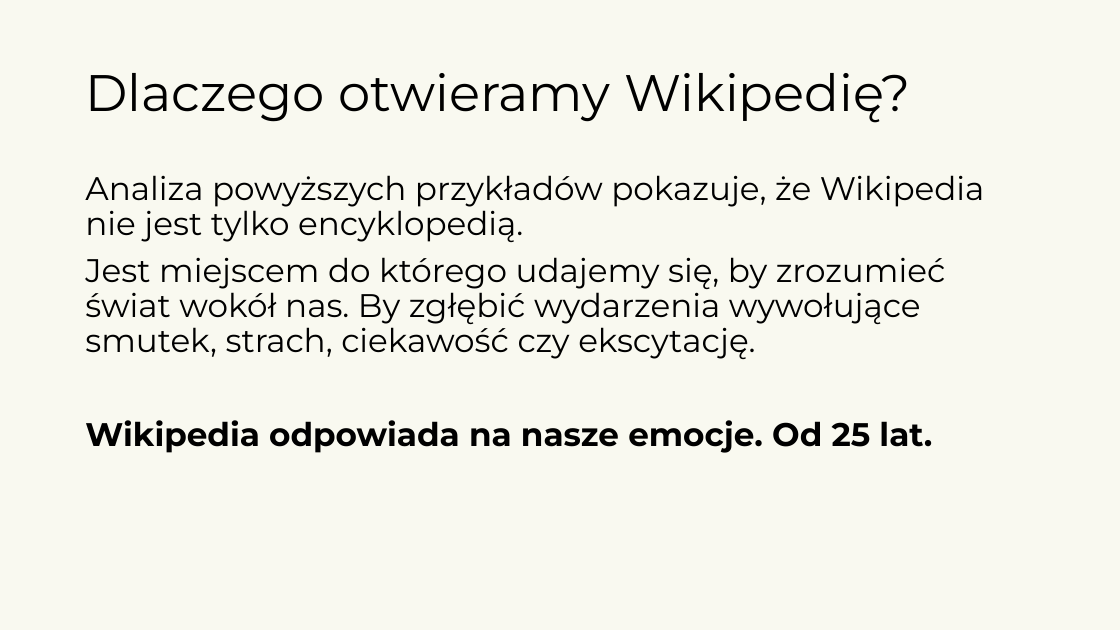
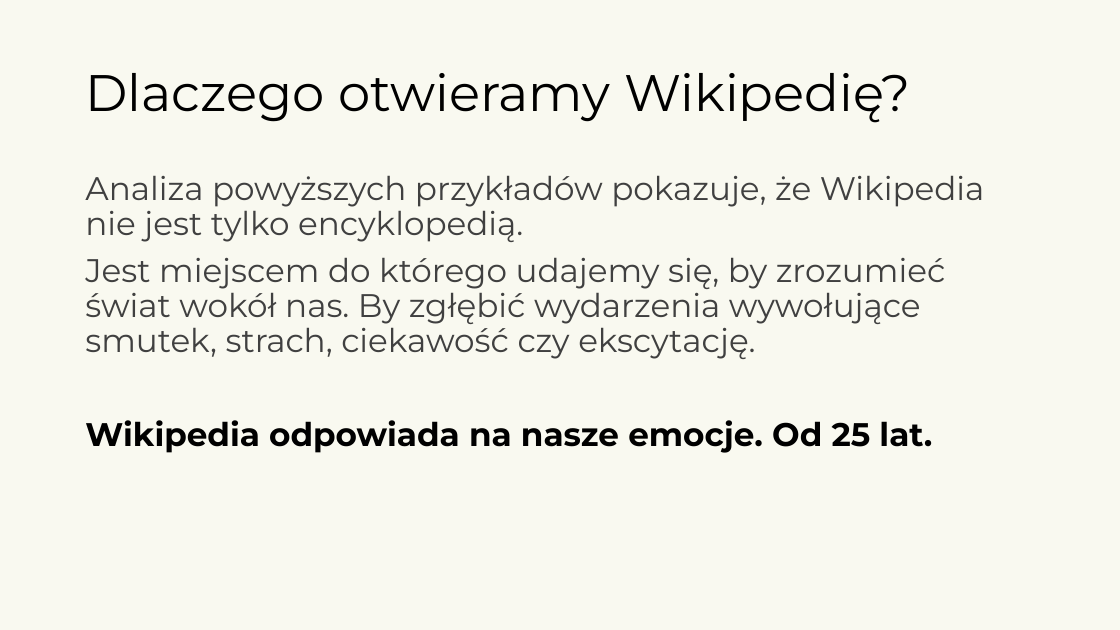
Before and after one commit to kotlarekm/BI_NGO_Wikipedia, a slide deck: slide 9 of storytelling/Storytelling.pptx (slide 10 before the commit). Drawn at 1120x630 pixels with LibreOffice and Linux fonts; fonts in the diff are those of the drawing; background and template pictures are left out. Boxes give left, top, right and bottom in pixels: in the first picture for what was removed or moved away, otherwise in the second. Text is boxed around its words. In the diff, an @@ line names an element or a change of style, - is before the commit and + after.

```diff
--- a/storytelling/Storytelling.pptx
+++ b/storytelling/Storytelling.pptx
@@ text at box(85, 175, 985, 359): text colour #000000 to #404040 in "Analiza powyższych przykładów pokazuje, że Wikipedia nie ...", "Jest miejscem do którego udajemy się, by ..." @@
```
Also in this commit, not shown: 10 other slides changed, 1 slide removed, 1 other file.
